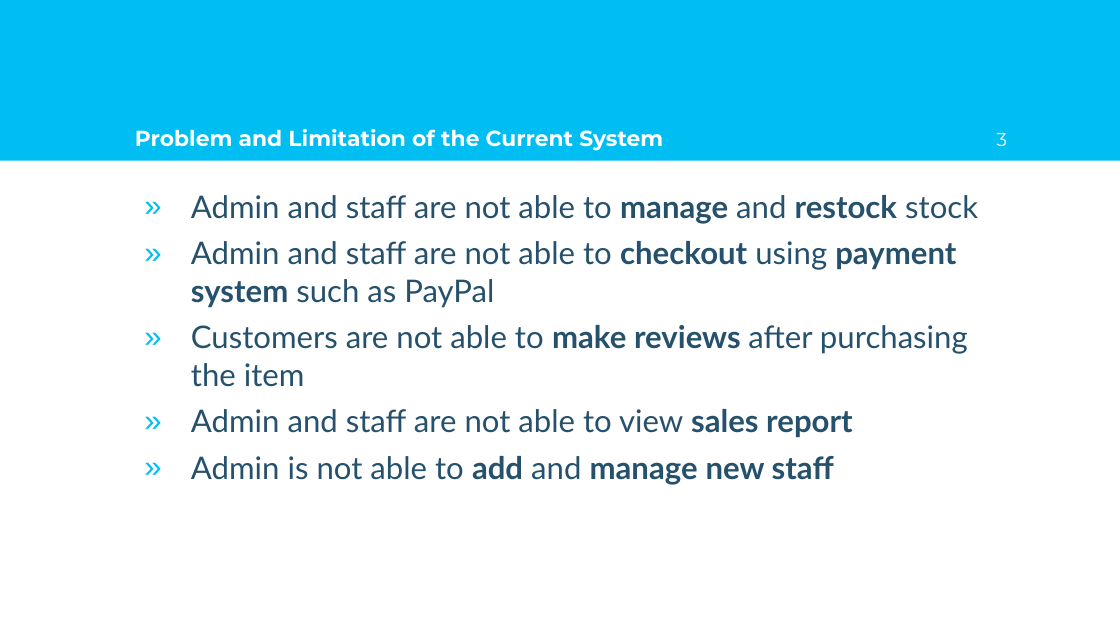
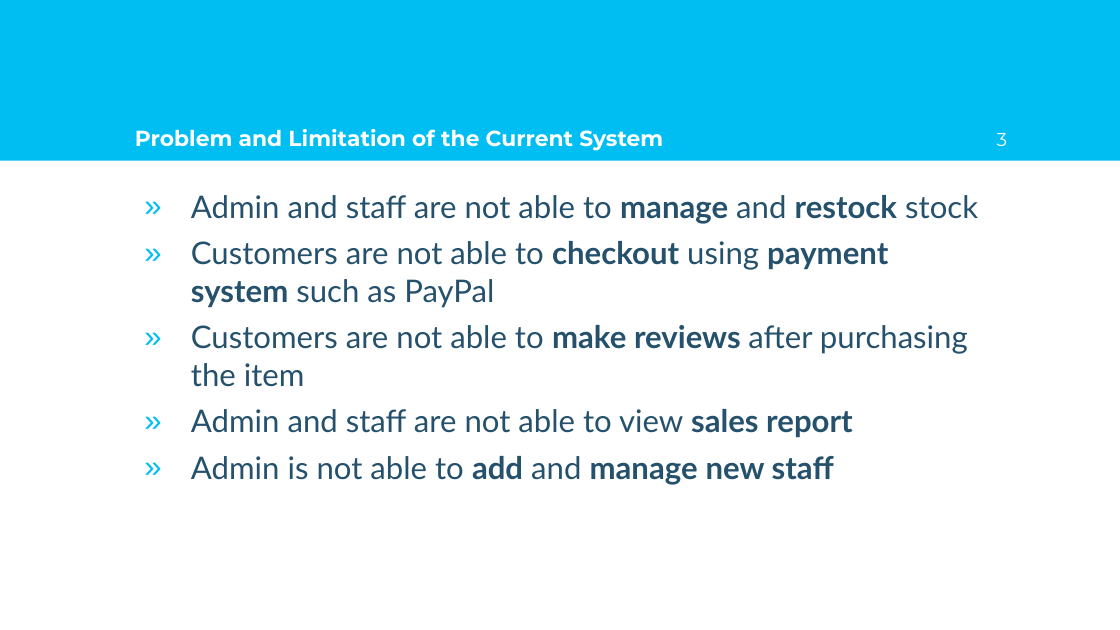
Before and after one commit to wayneng6010/FYP, a slide deck: slide 3 of ISP Presentation.pptx. Drawn at 1120x630 pixels with LibreOffice and Linux fonts; fonts in the diff are those of the drawing; background and template pictures are left out. Boxes give left, top, right and bottom in pixels: in the first picture for what was removed or moved away, otherwise in the second. Text is boxed around its words. In the diff, an @@ line names an element or a change of style, - is before the commit and + after.

```diff
--- a/ISP Presentation.pptx
+++ b/ISP Presentation.pptx
@@ text at [191, 241, 888, 307]: text changed @@
-» Admin and staff are not able to checkout using payment system such as PayPal
+» Customers are not able to checkout using payment system such as PayPal
```
Also in this commit, not shown: 4 other slides changed, 2 other files.
